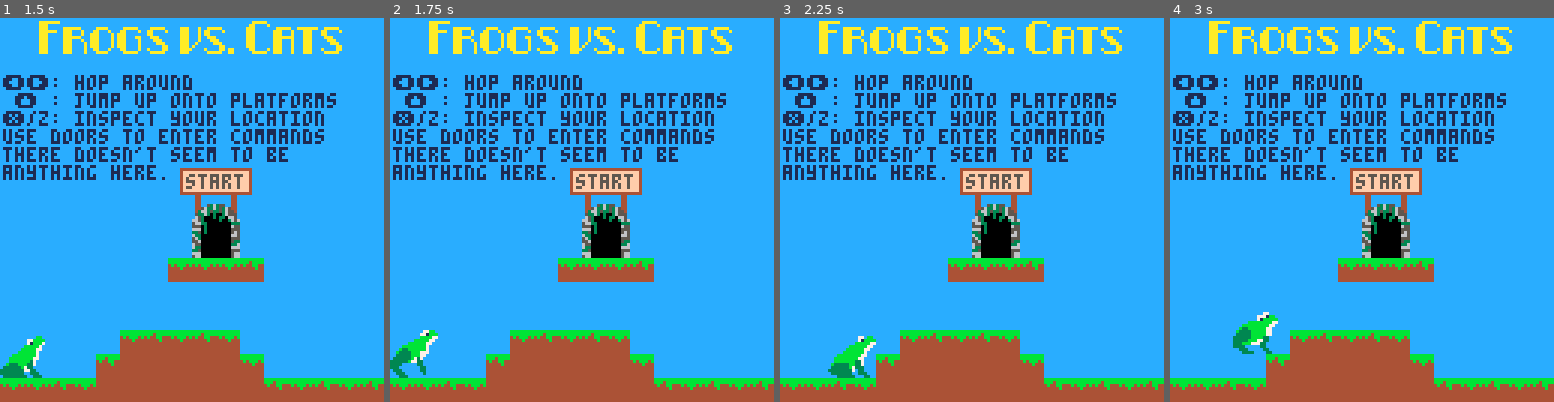
Above: before the commit, frames 1-4 (left to right).
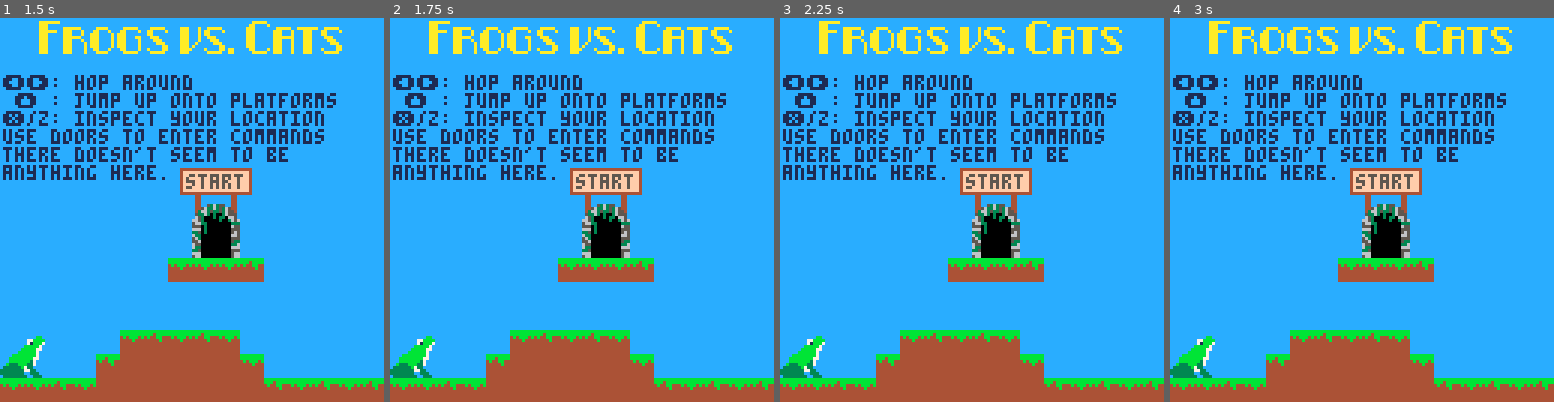
Above: after the commit, the same moments.

Repository: cincodenada/frogsvscats
Game: PICO-8 cartridge frogsvscats.p8
Same seed, same stepped clock (60 frames per second), same inputs: the game is played once before the commit and once after it.
Inputs:
- Up to frame 1 (1.5 s): tap X (X key) at 0.33, 1.07 s; tap O (Z key) at 0.7 s
- Up to frame 2 (1.75 s): hold Right from 1.6 s (still down); tap O (Z key) at 1.7 s
- Up to frame 3 (2.25 s): tap X (X key) at 1.85 s; release Right at 2.1 s; tap O (Z key) at 2.1 s; hold Up from 2.15 s (still down)
- Up to frame 4 (3 s): release Up at 2.42 s; hold Right from 2.47 s (still down); tap O (Z key) at 2.5, 2.9 s; tap X (X key) at 2.97 s

Frame 1 is identical in both runs. In frame 2, 0.7% of the frame differs, in the area x 0-13%, y 81-94%; in frame 3, 1.5%; in frame 4, 1.5%, in the area x 0-29%, y 76-94%.

Commit message:
Work on using attack sprite

Diff:
--- a/frogsvscats.p8
+++ b/frogsvscats.p8
@@ -762,12 +762,13 @@
 end
 function visible:add_sprite(key, sprite) self.sprites[key] = sprite end
 function visible:set_sprite(key) self.cur_sprite = key end
+function visible:get_sprite()
+	if(self.cur_sprite) return self.sprites[self.cur_sprite]
+	return self.sprite
+end
 function visible:draw()
-	if self.cur_sprite  then
-		self.sprites[self.cur_sprite]:draw(self.x, self.y)
-	elseif self.sprite then
-		self.sprite:draw(self.x, self.y)
-	end
+	local sprite = self:get_sprite()
+	if(sprite) sprite:draw(self.x, self.y)
 	super(visible).draw(self)
 end
 
@@ -887,15 +888,13 @@
 			self.anim_state.active = false
 			-- frame slows on one-shots expire
 			self.frame_slow = {}
-		end
-	end
-end
-function entity:get_sprite()
-	if(self.cur_sprite) return self.sprites[cur_sprite]
-	return self.sprite
+			-- if we were on an alt sprite, reset
+			self.cur_sprite = nil
+		end
+	end
 end
 function entity:set_frame(which)
-	self:get_sprite().set_frame(which)
+	self:get_sprite():set_frame(which)
 end
 function entity:set_frame_slow(first, last, slow)
 	for n=first,last do
@@ -1027,6 +1026,7 @@
 function frog:constructor(x,y)
 	super(frog, self,
 		x, y, sprite(2, 2, {0,count=16}))
+	self:add_sprite('attack',sprite(2,2,{64,count=3}))
 end
 function frog:base_fpf() return 1 end
 function frog:jump(dir)
@@ -1099,6 +1099,17 @@
 	self.leaping = false
 	self.leaping_up = false
 end
+function frog:attack()
+	self.attacking = true
+	self:set_sprite('attack')
+	self:set_frame(0)
+	self:animate(false)
+	sfx(18)
+	sfx(19)
+end
+function frog:draw()
+	super(frog).draw(self)
+end
 
 player = class(frog)
 function player:constructor(...)
@@ -1112,10 +1123,7 @@
 	if(btnp(2)) self:leap(true)
 
 	if(btnp(4)) self:inspect()
-	if(btnp(5)) then
-		sfx(18)
-		sfx(19)
-	end
+	if(btnp(5)) self:attack()
 
 	if(false) then
 		next_area = game.cur_area.id+1
